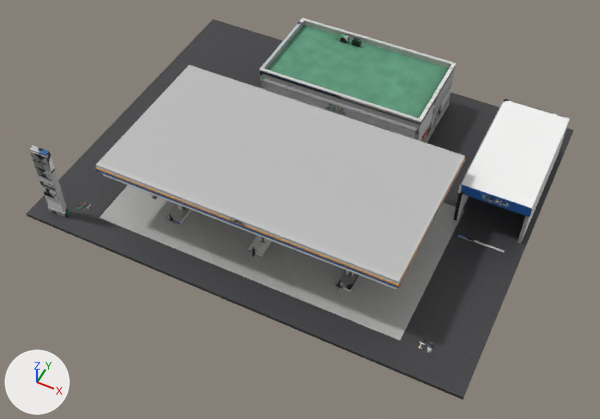
The FBX model cs2_ilsan/CS2Assets/IlsanGasStation/IlsanGasStation_LOD1.fbx: old version first, new version second.
The view is the same before and after, from a 50 mm camera at (22.8, -48.3, 54.3) aimed at (1.0, -4.5, -0.4). Every picture has the same lights, and +X, +Y and +Z are marked at lower left. The older version comes first. Where no turn or scale is listed for an object, it has been applied to the vertices.

The first picture shows 'IlsanGasStation_LOD1'.
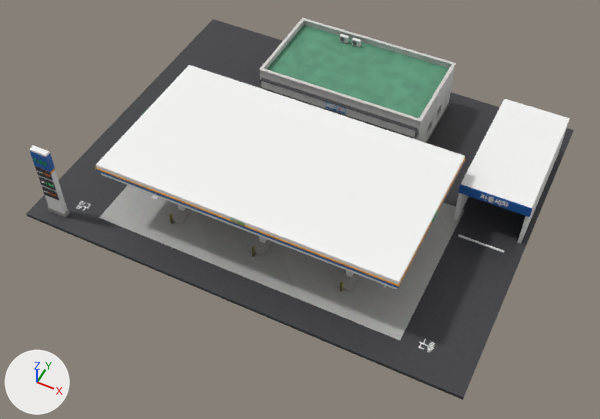
What differs and where, as boxes (x1, y1, x2, y2) in the pictures (600 x 419 px; the box of a moved part takes in the faces that stretch with it):
part 1 of me_ilsangasstation_lod1, added
    after: (326, 103, 345, 112)
part 2 of me_ilsangasstation_lod1, moved or reshaped
    before: (229, 218, 246, 226)
    after: (231, 218, 244, 226)
part 3 of me_ilsangasstation_lod1, moved or reshaped
    before: (330, 105, 343, 112)
    after: (326, 102, 346, 112)
part 4 of me_ilsangasstation_lod1, moved or reshaped
    before: (33, 159, 51, 193)
    after: (34, 158, 53, 192)
part 5 of me_ilsangasstation_lod1, surface changed (grey to white)
    both: (30, 18, 534, 352)

The change, as a list of edits to the scene's bpy script:
```text
Change me_ilsangasstation_lod1:
    used by ob_ilsangasstation_lod1; location = (0.0, 0.0, 0.0)
    remove me_ilsangasstation_lod1.from_pydata(...)  # 13733 vertices, 20590 faces; spans x -20.0..20.0, y -15.9..15.9, z -0.3..7.5
    add me_ilsangasstation_lod1.from_pydata(...)  # 13734 vertices, 20618 faces; spans x -20.0..20.0, y -15.9..15.9, z -0.3..7.5
    me_ilsangasstation_lod1 part 1: the loose piece of 56 vertices spanning x -16.2..-16.1, y -13.0..-12.5, z 0.1 is copied, and the copy is multiplied about its middle by the matrix ((-0.035, 0.0, -313.234), (0.081, 0.0, 0.0), (-0.005, 0.789, 0.0)), then moved by (16.1, 17.5, 3.8); it spans x -1.0..1.0, y 4.7, z 3.7..4.1
    me_ilsangasstation_lod1 part 2: 78 vertices moved within x -0.6..0.6, y -13.3..-13.2, z 6.3..6.6; 503 vertices removed from x -0.7..0.7, y -13.3..-13.2, z 6.3..6.6; 528 vertices added at x -0.6..0.6, y -13.3..-13.2, z 6.3..6.6
    me_ilsangasstation_lod1 part 3: 84 vertices moved from x -8.2..0.9, y 4.6..11.2, z 1.6..4.1 to x -8.2..0.9, y 4.6..11.2, z 1.6..4.0; 448 vertices removed from x -8.2..0.9, y 4.6..11.2, z 1.5..4.1; 493 vertices added at x -8.2..1.0, y 4.7..11.1, z 2.6..4.1
    me_ilsangasstation_lod1 part 4: 186 vertices moved within x -18.2..-16.8, y -14.8, z 2.6..6.6; 340 vertices removed from x -18.2..-16.8, y -14.8, z 2.6..6.6; 364 vertices added at x -18.2..-16.8, y -14.8, z 3.8..6.6
    me_ilsangasstation_lod1 part 5: 10861 kept faces spanning x -20.0..20.0, y -15.9..15.9, z -0.3..7.5 get new texture (UV) coordinates
    other edits to the shape of me_ilsangasstation_lod1 do not show in these pictures
```
